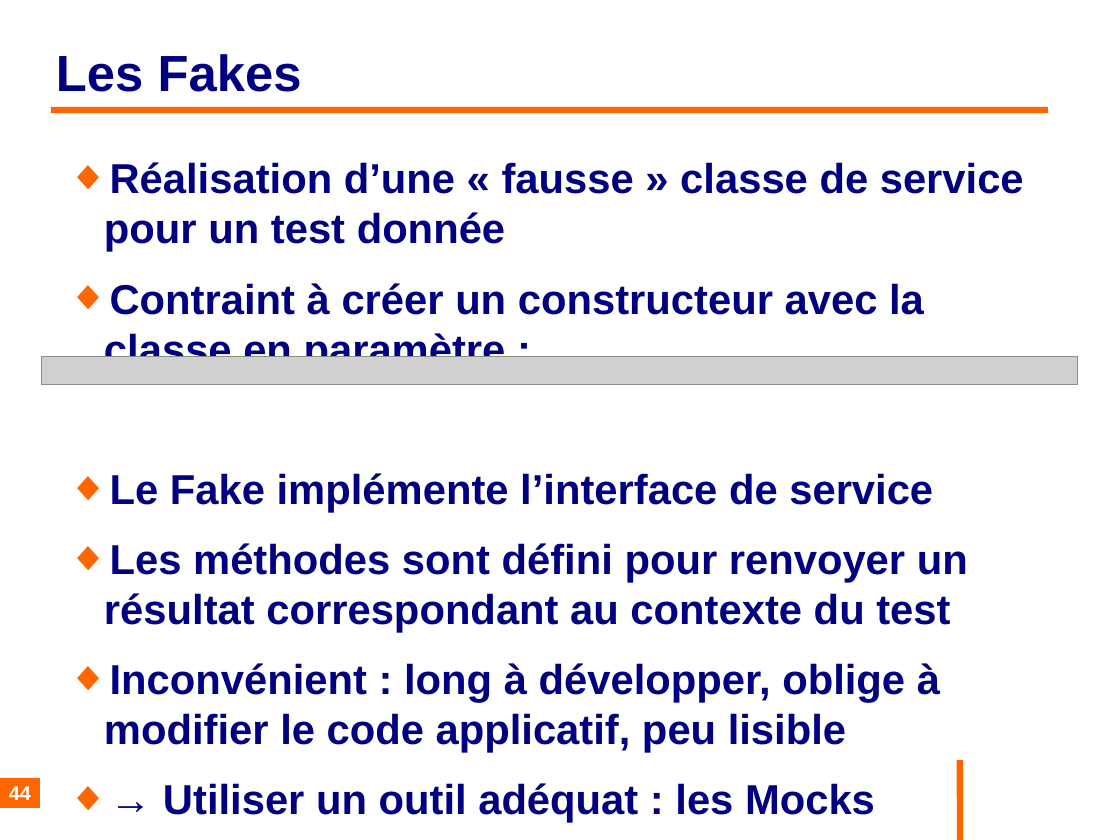
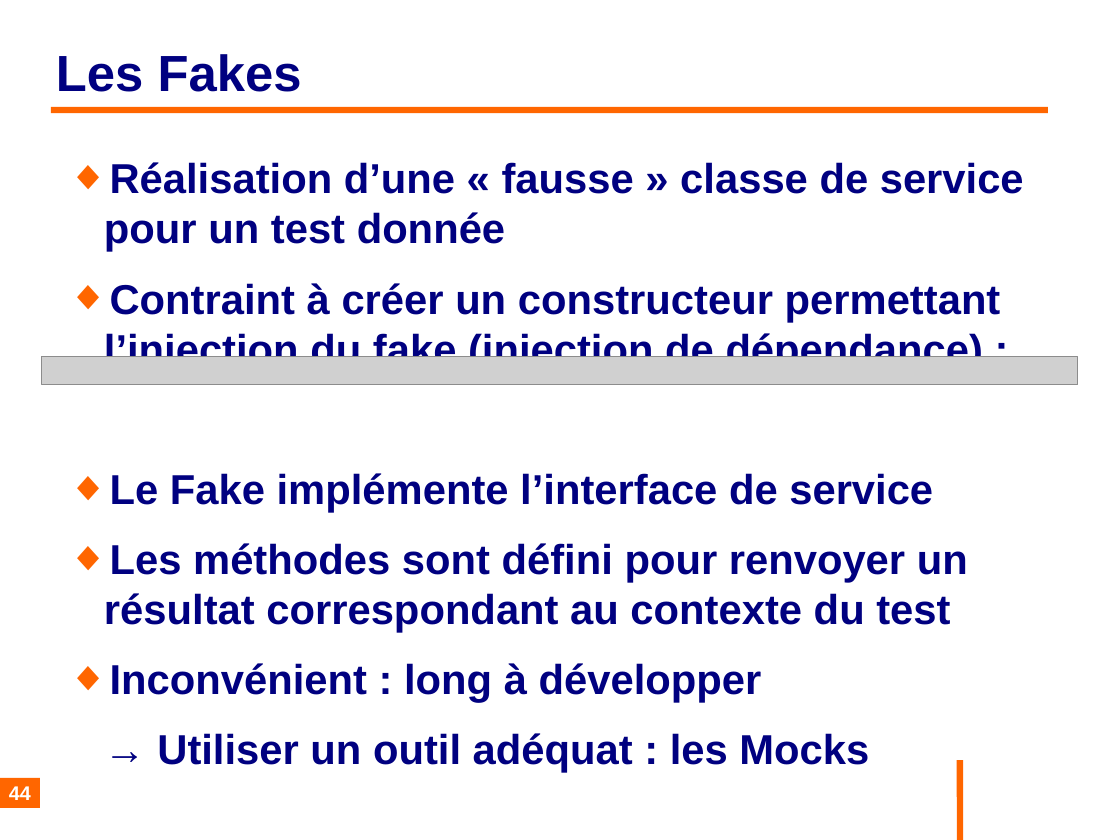
Before and after one commit to philphils/tests-unitaires-et-moins-unitaires, a slide deck: slide 44 of tests-unitaires-cours/nouveauDiapo/diapo_tests_unitaires.odp. Drawn at 1120x840 pixels with LibreOffice and Linux fonts; fonts in the diff are those of the drawing; grey boxes stand for pictures; background and template pictures are left out. Boxes give left, top, right and bottom in pixels: in the first picture for what was removed or moved away, otherwise in the second. Text is boxed around its words. In the diff, an @@ line names an element or a change of style, - is before the commit and + after.

Commit message:
Fake et injection de dépendance

```diff
--- a/tests-unitaires-cours/nouveauDiapo/diapo_tests_unitaires.odp
+++ b/tests-unitaires-cours/nouveauDiapo/diapo_tests_unitaires.odp
@@ text at [104,283,1001,357]: text changed @@
-◆ Contraint à créer un constructeur avec la classe en paramètre :
+◆ Contraint à créer un constructeur permettant l’injection du fake (injection de dépendance) :
@@ text at [110,663,762,703]: text changed @@
-◆ Inconvénient : long à développer, oblige à modifier le code applicatif, peu lisible
+◆ Inconvénient : long à développer
@@ text at [157,733,869,773]: bullet ◆ to none @@
```
